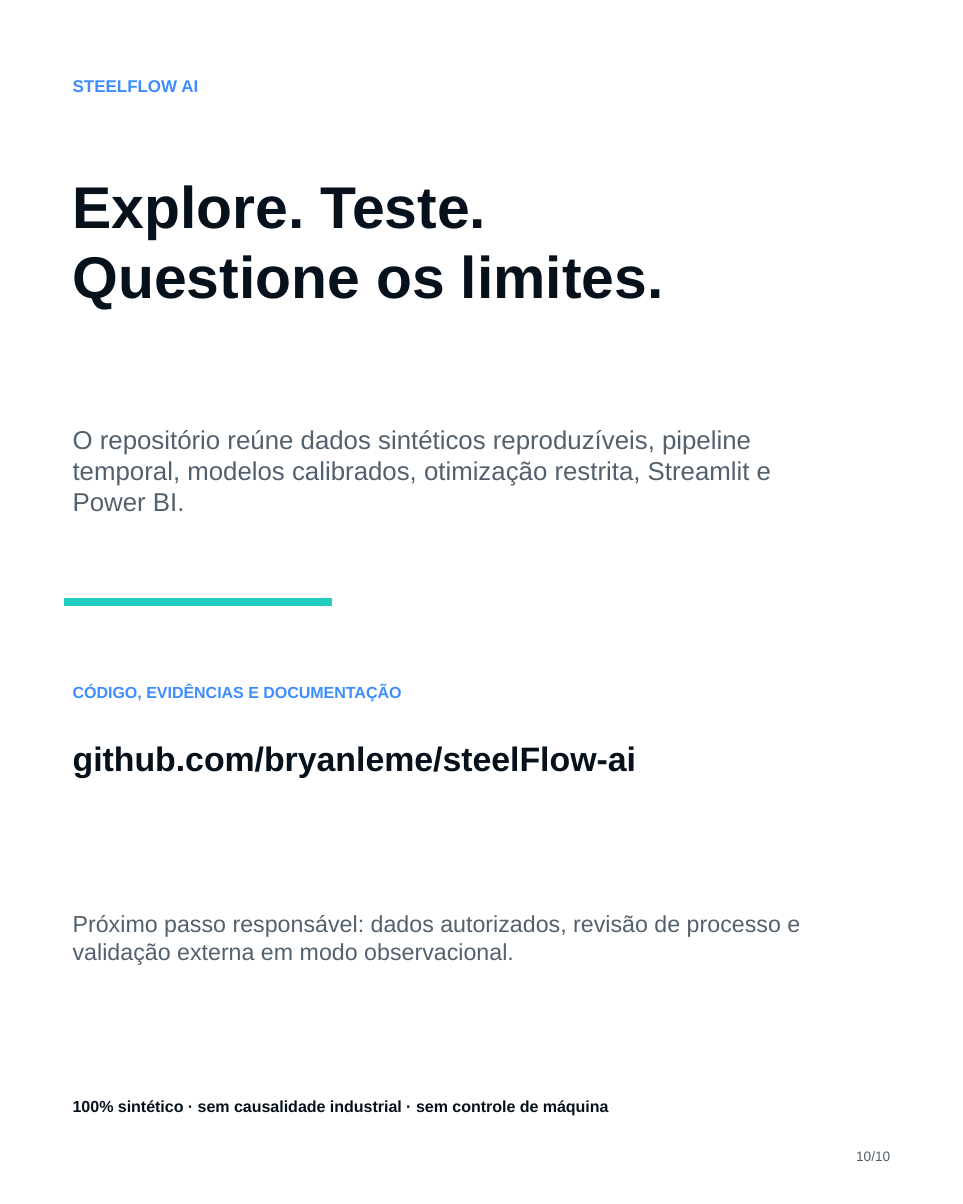
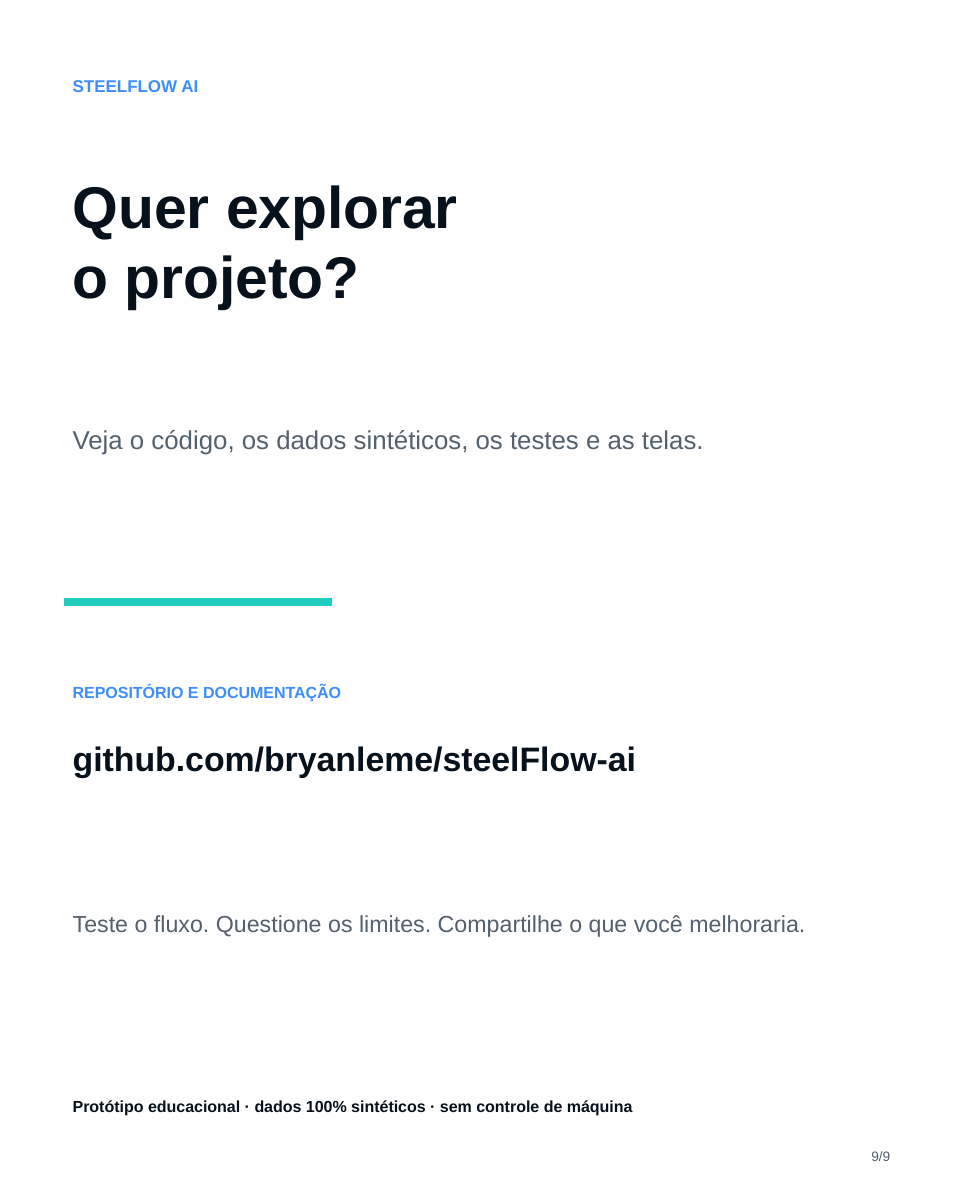
Before and after one commit to bryanleme/steelFlow-ai, a slide deck: slide 9 of docs/SteelFlow_AI_LinkedIn_Carousel.pptx (slide 10 before the commit). Drawn at 963x1204 pixels with LibreOffice and Linux fonts; fonts in the diff are those of the drawing. Boxes give left, top, right and bottom in pixels: in the first picture for what was removed or moved away, otherwise in the second. Text is boxed around its words. In the diff, an @@ line names an element or a change of style, - is before the commit and + after.

```diff
--- a/docs/SteelFlow_AI_LinkedIn_Carousel.pptx
+++ b/docs/SteelFlow_AI_LinkedIn_Carousel.pptx
@@ text at [73,185,458,309]: text changed @@
-Explore. Teste.
-Questione os limites.
+Quer explorar
+o projeto?
@@ text at [73,430,704,455]: text changed @@
-O repositório reúne dados sintéticos reproduzíveis, pipeline temporal, modelos calibrados, otimização restrita, Streamlit e Power BI.
+Veja o código, os dados sintéticos, os testes e as telas.
@@ text at [73,685,341,702]: text changed @@
-CÓDIGO, EVIDÊNCIAS E DOCUMENTAÇÃO
+REPOSITÓRIO E DOCUMENTAÇÃO
@@ text at [73,915,805,937]: text changed @@
-Próximo passo responsável: dados autorizados, revisão de processo e validação externa em modo observacional.
+Teste o fluxo. Questione os limites. Compartilhe o que você melhoraria.
@@ text at [73,1100,633,1116]: text changed @@
-100% sintético · sem causalidade industrial · sem controle de máquina
+Protótipo educacional · dados 100% sintéticos · sem controle de máquina
@@ text at [871,1151,890,1161]: text changed @@
-10/10
+9/9
```
Also in this commit, not shown: 8 other slides changed, 1 slide removed, 3 other files.
